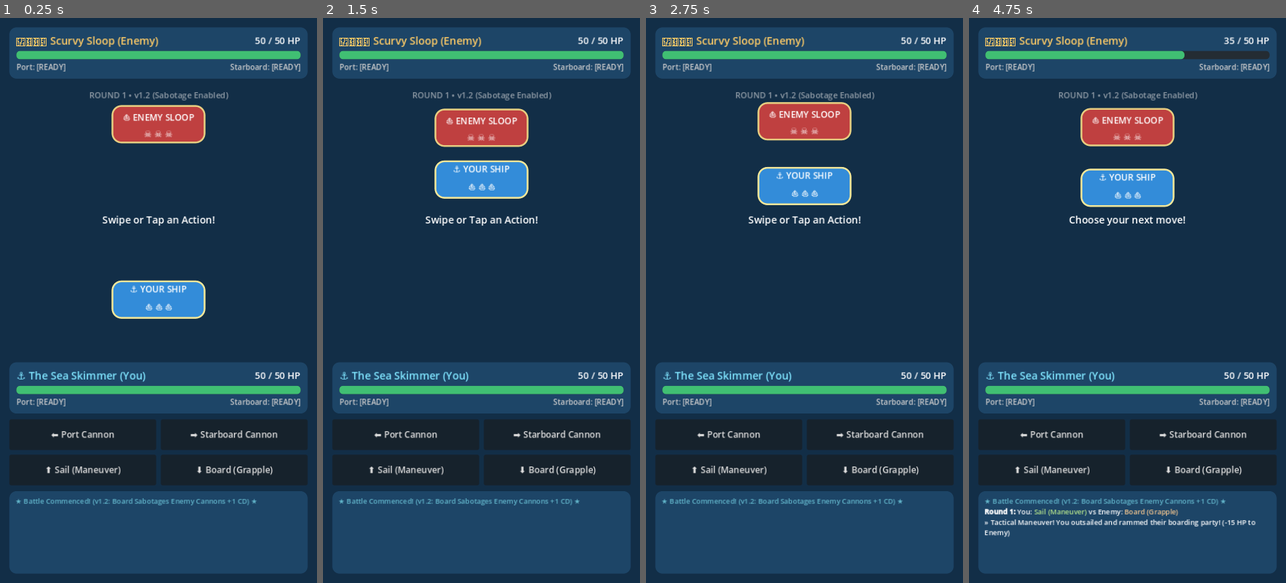
Above: before the commit, frames 1-4 (left to right).
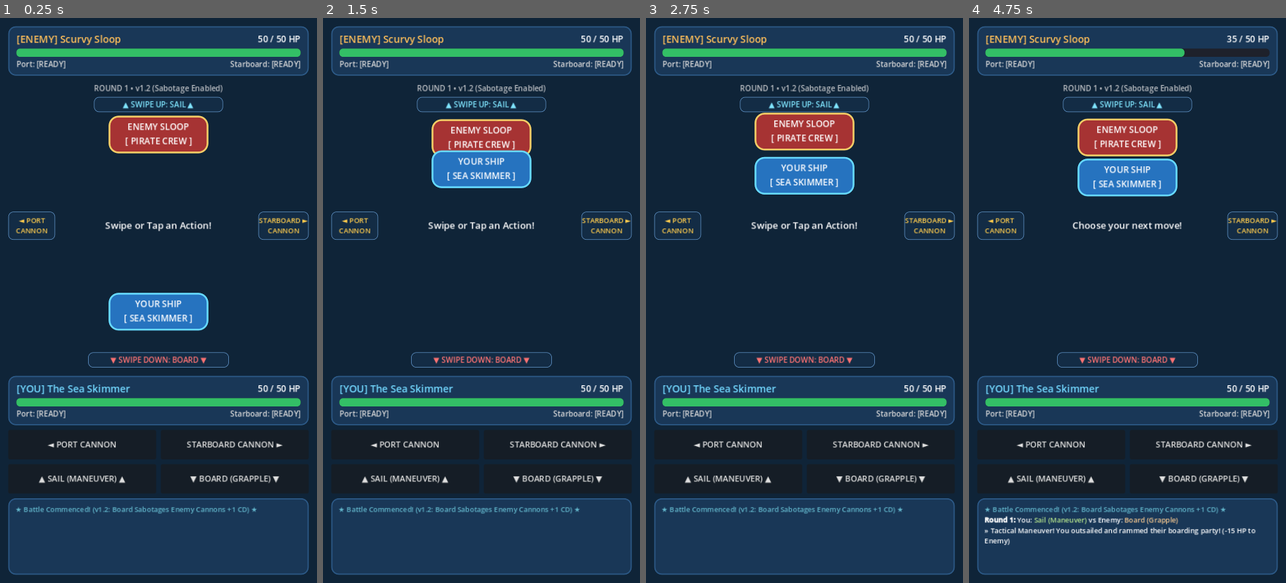
Above: after the commit, the same moments.

Repository: ajknox-agent/rogue-swipe
Game: Godot game, scene res://scenes/battle.tscn
The game is run twice, just before and just after one commit, with the same random seed, the same clock (stepped at 60 frames per second) and the same inputs.
Inputs (mouse positions are in pixels of both pictures, inside the frame that each line leads up to):
- Up to frame 1 (0.25 s): no input
- Up to frame 2 (1.5 s): click (481, 102) at 0.5 s, where only the run after the commit has a clickable "▲ SWIPE UP: SAIL ▲"; click (354, 227) at 1.25 s, where only the run after the commit has a clickable "◄ PORT CANNON"
- Up to frame 3 (2.75 s): click (928, 227) at 2 s, where only the run after the commit has a clickable "STARBOARD ► CANNON"
- Up to frame 4 (4.75 s): click (1127, 362) at 2.75 s, where only the run after the commit has a clickable "▼ SWIPE DOWN: BOARD ▼"; tap Enter at 3.5 s; drag from (1127, 300) to (1159, 176) at 3.52 s; drag from (1064, 328) to (1111, 413) at 4.27 s

The runs differ from the first frame. In frame 1, 22% of the frame differs, in the area x 2-98%, y 1-99%; in frame 2, 21%; in frame 3, 22%; in frame 4, 23%.

Commit message:
Add edge arrows for directional controls and game over replay modal

Diff:
--- a/scenes/battle.tscn
+++ b/scenes/battle.tscn
@@ -1,56 +1,99 @@
-[gd_scene load_steps=3 format=3 uid="uid://c8n1s4f5u9q2a"]
+[gd_scene load_steps=12 format=3 uid="uid://c8n1s4f5u9q2a"]
 
 [ext_resource type="Script" path="res://scripts/battle_manager.gd" id="1_battle"]
 [ext_resource type="Script" path="res://scripts/swipe_detector.gd" id="2_swipe"]
 
 [sub_resource type="StyleBoxFlat" id="StyleBoxFlat_bg"]
-bg_color = Color(0.07, 0.18, 0.28, 1)
+bg_color = Color(0.06, 0.14, 0.22, 1)
 
 [sub_resource type="StyleBoxFlat" id="StyleBoxFlat_panel"]
-bg_color = Color(0.12, 0.28, 0.42, 0.9)
+bg_color = Color(0.1, 0.22, 0.35, 0.95)
+border_width_left = 2
+border_width_top = 2
+border_width_right = 2
+border_width_bottom = 2
+border_color = Color(0.2, 0.4, 0.6, 0.8)
 corner_radius_top_left = 12
 corner_radius_top_right = 12
 corner_radius_bottom_right = 12
 corner_radius_bottom_left = 12
 
 [sub_resource type="StyleBoxFlat" id="StyleBoxFlat_hp_fill"]
-bg_color = Color(0.25, 0.75, 0.45, 1)
+bg_color = Color(0.2, 0.75, 0.4, 1)
 corner_radius_top_left = 6
 corner_radius_top_right = 6
 corner_radius_bottom_right = 6
 corner_radius_bottom_left = 6
 
 [sub_resource type="StyleBoxFlat" id="StyleBoxFlat_hp_bg"]
-bg_color = Color(0.15, 0.15, 0.15, 0.8)
+bg_color = Color(0.12, 0.12, 0.15, 0.9)
 corner_radius_top_left = 6
 corner_radius_top_right = 6
 corner_radius_bottom_right = 6
 corner_radius_bottom_left = 6
 
 [sub_resource type="StyleBoxFlat" id="StyleBoxFlat_enemy_ship"]
-bg_color = Color(0.75, 0.25, 0.25, 1)
+bg_color = Color(0.65, 0.2, 0.2, 1)
 border_width_left = 3
 border_width_top = 3
 border_width_right = 3
 border_width_bottom = 3
-border_color = Color(0.9, 0.8, 0.5, 1)
+border_color = Color(0.95, 0.8, 0.4, 1)
 corner_radius_top_left = 16
 corner_radius_top_right = 16
 corner_radius_bottom_right = 16
 corner_radius_bottom_left = 16
 
 [sub_resource type="StyleBoxFlat" id="StyleBoxFlat_player_ship"]
-bg_color = Color(0.2, 0.55, 0.85, 1)
+bg_color = Color(0.15, 0.45, 0.75, 1)
 border_width_left = 3
 border_width_top = 3
 border_width_right = 3
 border_width_bottom = 3
-border_color = Color(0.95, 0.9, 0.6, 1)
+border_color = Color(0.4, 0.85, 1, 1)
 corner_radius_top_left = 16
 corner_radius_top_right = 16
 corner_radius_bottom_right = 16
 corner_radius_bottom_left = 16
 
+[sub_resource type="StyleBoxFlat" id="StyleBoxFlat_edge_hint"]
+bg_color = Color(0.08, 0.18, 0.28, 0.85)
+border_width_left = 1
+border_width_top = 1
+border_width_right = 1
+border_width_bottom = 1
+border_color = Color(0.5, 0.75, 1, 0.6)
+corner_radius_top_left = 8
+corner_radius_top_right = 8
+corner_radius_bottom_right = 8
+corner_radius_bottom_left = 8
+
+[sub_resource type="StyleBoxFlat" id="StyleBoxFlat_gameover"]
+bg_color = Color(0.08, 0.15, 0.24, 0.98)
+border_width_left = 3
+border_width_top = 3
+border_width_right = 3
+border_width_bottom = 3
+border_color = Color(1, 0.8, 0.2, 1)
+corner_radius_top_left = 20
+corner_radius_top_right = 20
+corner_radius_bottom_right = 20
+corner_radius_bottom_left = 20
+shadow_color = Color(0, 0, 0, 0.6)
+shadow_size = 12
+
+[sub_resource type="StyleBoxFlat" id="StyleBoxFlat_btn_restart"]
+bg_color = Color(0.85, 0.65, 0.15, 1)
+border_width_left = 2
+border_width_top = 2
+border_width_right = 2
+border_width_bottom = 2
+border_color = Color(1, 0.95, 0.6, 1)
+corner_radius_top_left = 12
+corner_radius_top_right = 12
+corner_radius_bottom_right = 12
+corner_radius_bottom_left = 12
+
 [node name="Battle" type="Control"]
 layout_mode = 3
 anchors_preset = 15
@@ -76,14 +119,14 @@
 anchor_bottom = 1.0
 grow_horizontal = 2
 grow_vertical = 2
-theme_override_constants/margin_left = 16
-theme_override_constants/margin_top = 16
-theme_override_constants/margin_right = 16
-theme_override_constants/margin_bottom = 16
+theme_override_constants/margin_left = 14
+theme_override_constants/margin_top = 14
+theme_override_constants/margin_right = 14
+theme_override_constants/margin_bottom = 14
 
 [node name="MainLayout" type="VBoxContainer" parent="MarginContainer"]
 layout_mode = 2
-theme_override_constants/separation = 10
+theme_override_constants/separation = 8
 
 [node name="TopPanel" type="PanelContainer" parent="MarginContainer/MainLayout"]
 layout_mode = 2
@@ -92,13 +135,13 @@
 [node name="Pad" type="MarginContainer" parent="MarginContainer/MainLayout/TopPanel"]
 layout_mode = 2
 theme_override_constants/margin_left = 12
-theme_override_constants/margin_top = 10
+theme_override_constants/margin_top = 8
 theme_override_constants/margin_right = 12
-theme_override_constants/margin_bottom = 10
+theme_override_constants/margin_bottom = 8
 
 [node name="VBox" type="VBoxContainer" parent="MarginContainer/MainLayout/TopPanel/Pad"]
 layout_mode = 2
-theme_override_constants/separation = 4
+theme_override_constants/separation = 3
 
 [node name="HBox" type="HBoxContainer" parent="MarginContainer/MainLayout/TopPanel/Pad/VBox"]
 layout_mode = 2
@@ -106,14 +149,14 @@
 [node name="EnemyTitle" type="Label" parent="MarginContainer/MainLayout/TopPanel/Pad/VBox/HBox"]
 layout_mode = 2
 size_flags_horizontal = 3
-theme_override_colors/font_color = Color(1, 0.8, 0.4, 1)
-theme_override_font_sizes/font_size = 18
-text = "🏴‍☠️ Scurvy Sloop (Enemy)"
+theme_override_colors/font_color = Color(1, 0.75, 0.35, 1)
+theme_override_font_sizes/font_size = 17
+text = "[ENEMY] Scurvy Sloop"
 
 [node name="EnemyHPLabel" type="Label" parent="MarginContainer/MainLayout/TopPanel/Pad/VBox/HBox"]
 unique_name_in_owner = true
 layout_mode = 2
-theme_override_font_sizes/font_size = 16
+theme_override_font_sizes/font_size = 15
 text = "50 / 50 HP"
 
 [node name="EnemyHPBar" type="ProgressBar" parent="MarginContainer/MainLayout/TopPanel/Pad/VBox"]
@@ -133,7 +176,7 @@
 unique_name_in_owner = true
 layout_mode = 2
 size_flags_horizontal = 3
-theme_override_colors/font_color = Color(0.8, 0.8, 0.8, 1)
+theme_override_colors/font_color = Color(0.85, 0.85, 0.85, 1)
 theme_override_font_sizes/font_size = 13
 text = "Port: [READY]"
 
@@ -141,13 +184,13 @@
 unique_name_in_owner = true
 layout_mode = 2
 size_flags_horizontal = 3
-theme_override_colors/font_color = Color(0.8, 0.8, 0.8, 1)
+theme_override_colors/font_color = Color(0.85, 0.85, 0.85, 1)
 theme_override_font_sizes/font_size = 13
 text = "Starboard: [READY]"
 horizontal_alignment = 2
 
 [node name="Arena" type="Control" parent="MarginContainer/MainLayout"]
-custom_minimum_size = Vector2(0, 240)
+custom_minimum_size = Vector2(0, 230)
 layout_mode = 2
 size_flags_vertical = 3
 
@@ -157,27 +200,97 @@
 anchors_preset = 5
 anchor_left = 0.5
 anchor_right = 0.5
-offset_left = -60.0
-offset_top = 8.0
-offset_right = 60.0
-offset_bottom = 31.0
-grow_horizontal = 2
-theme_override_colors/font_color = Color(0.9, 0.9, 0.9, 0.6)
-theme_override_font_sizes/font_size = 14
-text = "ROUND 1"
-horizontal_alignment = 1
+offset_left = -150.0
+offset_top = 4.0
+offset_right = 150.0
+offset_bottom = 26.0
+grow_horizontal = 2
+theme_override_colors/font_color = Color(0.9, 0.9, 0.9, 0.8)
+theme_override_font_sizes/font_size = 13
+text = "ROUND 1 • v1.2"
+horizontal_alignment = 1
+
+[node name="EdgeHintTop" type="Button" parent="MarginContainer/MainLayout/Arena"]
+unique_name_in_owner = true
+layout_mode = 1
+anchors_preset = 5
+anchor_left = 0.5
+anchor_right = 0.5
+offset_left = -110.0
+offset_top = 28.0
+offset_right = 110.0
+offset_bottom = 54.0
+grow_horizontal = 2
+theme_override_colors/font_color = Color(0.5, 0.9, 1, 1)
+theme_override_font_sizes/font_size = 13
+theme_override_styles/normal = SubResource("StyleBoxFlat_edge_hint")
+text = "▲ SWIPE UP: SAIL ▲"
+
+[node name="EdgeHintLeft" type="Button" parent="MarginContainer/MainLayout/Arena"]
+unique_name_in_owner = true
+layout_mode = 1
+anchors_preset = 4
+anchor_top = 0.5
+anchor_bottom = 0.5
+offset_left = 0.0
+offset_top = -24.0
+offset_right = 80.0
+offset_bottom = 24.0
+grow_vertical = 2
+theme_override_colors/font_color = Color(1, 0.8, 0.3, 1)
+theme_override_font_sizes/font_size = 12
+theme_override_styles/normal = SubResource("StyleBoxFlat_edge_hint")
+text = "◄ PORT\nCANNON"
+
+[node name="EdgeHintRight" type="Button" parent="MarginContainer/MainLayout/Arena"]
+unique_name_in_owner = true
+layout_mode = 1
+anchors_preset = 6
+anchor_left = 1.0
+anchor_top = 0.5
+anchor_right = 1.0
+anchor_bottom = 0.5
+offset_left = -80.0
+offset_top = -24.0
+offset_right = 0.0
+offset_bottom = 24.0
+grow_horizontal = 0
+grow_vertical = 2
+theme_override_colors/font_color = Color(1, 0.8, 0.3, 1)
+theme_override_font_sizes/font_size = 12
+theme_override_styles/normal = SubResource("StyleBoxFlat_edge_hint")
+text = "STARBOARD ►\nCANNON"
+
+[node name="EdgeHintBottom" type="Button" parent="MarginContainer/MainLayout/Arena"]
+unique_name_in_owner = true
+layout_mode = 1
+anchors_preset = 7
+anchor_left = 0.5
+anchor_top = 1.0
+anchor_right = 0.5
+anchor_bottom = 1.0
+offset_left = -120.0
+offset_top = -32.0
+offset_right = 120.0
+offset_bottom = -6.0
+grow_horizontal = 2
+grow_vertical = 0
+theme_override_colors/font_color = Color(1, 0.45, 0.45, 1)
+theme_override_font_sizes/font_size = 13
+theme_override_styles/normal = SubResource("StyleBoxFlat_edge_hint")
+text = "▼ SWIPE DOWN: BOARD ▼"
 
 [node name="EnemyShipVisual" type="Panel" parent="MarginContainer/MainLayout/Arena"]
 unique_name_in_owner = true
-custom_minimum_size = Vector2(160, 65)
+custom_minimum_size = Vector2(170, 64)
 layout_mode = 1
 anchors_preset = 5
 anchor_left = 0.5
 anchor_right = 0.5
-offset_left = -80.0
-offset_top = 35.0
-offset_right = 80.0
-offset_bottom = 100.0
+offset_left = -85.0
+offset_top = 60.0
+offset_right = 85.0
+offset_bottom = 124.0
 grow_horizontal = 2
 theme_override_styles/panel = SubResource("StyleBoxFlat_enemy_ship")
 
@@ -189,24 +302,23 @@
 grow_horizontal = 2
 grow_vertical = 2
 theme_override_font_sizes/font_size = 15
-text = "⛵ ENEMY SLOOP
-☠️ ☠️ ☠️"
+text = "ENEMY SLOOP\n[ PIRATE CREW ]"
 horizontal_alignment = 1
 vertical_alignment = 1
 
 [node name="PlayerShipVisual" type="Panel" parent="MarginContainer/MainLayout/Arena"]
 unique_name_in_owner = true
-custom_minimum_size = Vector2(160, 65)
+custom_minimum_size = Vector2(170, 64)
 layout_mode = 1
 anchors_preset = 7
 anchor_left = 0.5
 anchor_top = 1.0
 anchor_right = 0.5
 anchor_bottom = 1.0
-offset_left = -80.0
+offset_left = -85.0
 offset_top = -105.0
-offset_right = 80.0
-offset_bottom = -40.0
+offset_right = 85.0
+offset_bottom = -41.0
 grow_horizontal = 2
 grow_vertical = 0
 theme_override_styles/panel = SubResource("StyleBoxFlat_player_ship")
@@ -219,8 +331,7 @@
 grow_horizontal = 2
 grow_vertical = 2
 theme_override_font_sizes/font_size = 15
-text = "⚓ YOUR SHIP
-⛵ ⛵ ⛵"
+text = "YOUR SHIP\n[ SEA SKIMMER ]"
 horizontal_alignment = 1
 vertical_alignment = 1
 
@@ -239,40 +350,40 @@
 grow_horizontal = 2
 grow_vertical = 2
 theme_override_colors/font_color = Color(1, 1, 1, 1)
+theme_override_font_sizes/font_size = 16
+text = "Swipe or Tap an Arrow!"
+horizontal_alignment = 1
+vertical_alignment = 1
+
+[node name="PlayerPanel" type="PanelContainer" parent="MarginContainer/MainLayout"]
+layout_mode = 2
+theme_override_styles/panel = SubResource("StyleBoxFlat_panel")
+
+[node name="Pad" type="MarginContainer" parent="MarginContainer/MainLayout/PlayerPanel"]
+layout_mode = 2
+theme_override_constants/margin_left = 12
+theme_override_constants/margin_top = 8
+theme_override_constants/margin_right = 12
+theme_override_constants/margin_bottom = 8
+
+[node name="VBox" type="VBoxContainer" parent="MarginContainer/MainLayout/PlayerPanel/Pad"]
+layout_mode = 2
+theme_override_constants/separation = 3
+
+[node name="HBox" type="HBoxContainer" parent="MarginContainer/MainLayout/PlayerPanel/Pad/VBox"]
+layout_mode = 2
+
+[node name="PlayerTitle" type="Label" parent="MarginContainer/MainLayout/PlayerPanel/Pad/VBox/HBox"]
+layout_mode = 2
+size_flags_horizontal = 3
+theme_override_colors/font_color = Color(0.45, 0.85, 1, 1)
 theme_override_font_sizes/font_size = 17
-text = "Swipe or Tap an Action!"
-horizontal_alignment = 1
-vertical_alignment = 1
-
-[node name="PlayerPanel" type="PanelContainer" parent="MarginContainer/MainLayout"]
-layout_mode = 2
-theme_override_styles/panel = SubResource("StyleBoxFlat_panel")
-
-[node name="Pad" type="MarginContainer" parent="MarginContainer/MainLayout/PlayerPanel"]
-layout_mode = 2
-theme_override_constants/margin_left = 12
-theme_override_constants/margin_top = 10
-theme_override_constants/margin_right = 12
-theme_override_constants/margin_bottom = 10
-
-[node name="VBox" type="VBoxContainer" parent="MarginContainer/MainLayout/PlayerPanel/Pad"]
-layout_mode = 2
-theme_override_constants/separation = 4
-
-[node name="HBox" type="HBoxContainer" parent="MarginContainer/MainLayout/PlayerPanel/Pad/VBox"]
-layout_mode = 2
-
-[node name="PlayerTitle" type="Label" parent="MarginContainer/MainLayout/PlayerPanel/Pad/VBox/HBox"]
-layout_mode = 2
-size_flags_horizontal = 3
-theme_override_colors/font_color = Color(0.5, 0.9, 1, 1)
-theme_override_font_sizes/font_size = 18
-text = "⚓ The Sea Skimmer (You)"
+text = "[YOU] The Sea Skimmer"
 
 [node name="PlayerHPLabel" type="Label" parent="MarginContainer/MainLayout/PlayerPanel/Pad/VBox/HBox"]
 unique_name_in_owner = true
 layout_mode = 2
-theme_override_font_sizes/font_size = 16
+theme_override_font_sizes/font_size = 15
 text = "50 / 50 HP"
 
 [node name="PlayerHPBar" type="ProgressBar" parent="MarginContainer/MainLayout/PlayerPanel/Pad/VBox"]
@@ -292,7 +403,7 @@
 unique_name_in_owner = true
 layout_mode = 2
 size_flags_horizontal = 3
-theme_override_colors/font_color = Color(0.8, 0.8, 0.8, 1)
+theme_override_colors/font_color = Color(0.85, 0.85, 0.85, 1)
 theme_override_font_sizes/font_size = 13
 text = "Port: [READY]"
 
@@ -300,7 +411,7 @@
 unique_name_in_owner = true
 layout_mode = 2
 size_flags_horizontal = 3
-theme_override_colors/font_color = Color(0.8, 0.8, 0.8, 1)
+theme_override_colors/font_color = Color(0.85, 0.85, 0.85, 1)
 theme_override_font_sizes/font_size = 13
 text = "Starboard: [READY]"
 horizontal_alignment = 2
@@ -313,47 +424,38 @@
 
 [node name="BtnPort" type="Button" parent="MarginContainer/MainLayout/ButtonGrid"]
 unique_name_in_owner = true
-custom_minimum_size = Vector2(0, 52)
-layout_mode = 2
-size_flags_horizontal = 3
-theme_override_font_sizes/font_size = 15
-text = "⬅️ Port Cannon"
+custom_minimum_size = Vector2(0, 50)
+layout_mode = 2
+size_flags_horizontal = 3
+theme_override_font_sizes/font_size = 14
+text = "◄ PORT CANNON"
 
 [node name="BtnStarboard" type="Button" parent="MarginContainer/MainLayout/ButtonGrid"]
 unique_name_in_owner = true
-custom_minimum_size = Vector2(0, 52)
-layout_mode = 2
-size_flags_horizontal = 3
-theme_override_font_sizes/font_size = 15
-text = "➡️ Starboard Cannon"
+custom_minimum_size = Vector2(0, 50)
+layout_mode = 2
+size_flags_horizontal = 3
+theme_override_font_sizes/font_size = 14
+text = "STARBOARD CANNON ►"
 
 [node name="BtnSail" type="Button" parent="MarginContainer/MainLayout/ButtonGrid"]
 unique_name_in_owner = true
-custom_minimum_size = Vector2(0, 52)
-layout_mode = 2
-size_flags_horizontal = 3
-theme_override_font_sizes/font_size = 15
-text = "⬆️ Sail (Maneuver)"
+custom_minimum_size = Vector2(0, 50)
+layout_mode = 2
+size_flags_horizontal = 3
+theme_override_font_sizes/font_size = 14
+text = "▲ SAIL (MANEUVER) ▲"
 
 [node name="BtnBoard" type="Button" parent="MarginContainer/MainLayout/ButtonGrid"]
 unique_name_in_owner = true
-custom_minimum_size = Vector2(0, 52)
-layout_mode = 2
-size_flags_horizontal = 3
-theme_override_font_sizes/font_size = 15
-text = "⬇️ Board (Grapple)"
-
-[node name="BtnRestart" type="Button" parent="MarginContainer/MainLayout"]
-unique_name_in_owner = true
-visible = false
-custom_minimum_size = Vector2(0, 48)
-layout_mode = 2
-theme_override_colors/font_color = Color(1, 0.9, 0.3, 1)
-theme_override_font_sizes/font_size = 18
-text = "🔄 Play Again"
+custom_minimum_size = Vector2(0, 50)
+layout_mode = 2
+size_flags_horizontal = 3
+theme_override_font_sizes/font_size = 14
+text = "▼ BOARD (GRAPPLE) ▼"
 
 [node name="CombatLogPanel" type="PanelContainer" parent="MarginContainer/MainLayout"]
-custom_minimum_size = Vector2(0, 140)
+custom_minimum_size = Vector2(0, 130)
 layout_mode = 2
 theme_override_styles/panel = SubResource("StyleBoxFlat_panel")
 
@@ -381,3 +483,81 @@
 grow_vertical = 2
 mouse_filter = 1
 script = ExtResource("2_swipe")
+
+[node name="GameOverOverlay" type="Control" parent="."]
+unique_name_in_owner = true
+visible = false
+layout_mode = 1
+anchors_preset = 15
+anchor_right = 1.0
+anchor_bottom = 1.0
+grow_horizontal = 2
+grow_vertical = 2
+
+[node name="Dimmer" type="ColorRect" parent="GameOverOverlay"]
+layout_mode = 1
+anchors_preset = 15
+anchor_right = 1.0
+anchor_bottom = 1.0
+grow_horizontal = 2
+grow_vertical = 2
+color = Color(0, 0.05, 0.1, 0.75)
+
+[node name="PopupPanel" type="PanelContainer" parent="GameOverOverlay"]
+layout_mode = 1
+anchors_preset = 8
+anchor_left = 0.5
+anchor_top = 0.5
+anchor_right = 0.5
+anchor_bottom = 0.5
+offset_left = -175.0
+offset_top = -120.0
+offset_right = 175.0
+offset_bottom = 120.0
+grow_horizontal = 2
+grow_vertical = 2
+theme_override_styles/panel = SubResource("StyleBoxFlat_gameover")
+
+[node name="Pad" type="MarginContainer" parent="GameOverOverlay/PopupPanel"]
+layout_mode = 2
+theme_override_constants/margin_left = 20
+theme_override_constants/margin_top = 20
+theme_override_constants/margin_right = 20
+theme_override_constants/margin_bottom = 20
+
+[node name="VBox" type="VBoxContainer" parent="GameOverOverlay/PopupPanel/Pad"]
+layout_mode = 2
+theme_override_constants/separation = 12
+alignment = 1
+
+[node name="GameOverTitle" type="Label" parent="GameOverOverlay/PopupPanel/Pad/VBox"]
+unique_name_in_owner = true
+layout_mode = 2
+theme_override_colors/font_color = Color(1, 0.85, 0.2, 1)
+theme_override_font_sizes/font_size = 28
+text = "VICTORY!"
+horizontal_alignment = 1
+
+[node name="GameOverSubtitle" type="Label" parent="GameOverOverlay/PopupPanel/Pad/VBox"]
+unique_name_in_owner = true
+layout_mode = 2
+theme_override_colors/font_color = Color(0.9, 0.9, 0.9, 1)
+theme_override_font_sizes/font_size = 15
+text = "Enemy vessel sent to the depths!"
+horizontal_alignment = 1
+
+[node name="BtnRestart" type="Button" parent="GameOverOverlay/PopupPanel/Pad/VBox"]
+unique_name_in_owner = true
+custom_minimum_size = Vector2(0, 54)
+layout_mode = 2
+theme_override_colors/font_color = Color(0.08, 0.1, 0.15, 1)
+theme_override_font_sizes/font_size = 20
+theme_override_styles/normal = SubResource("StyleBoxFlat_btn_restart")
+text = "↺ PLAY AGAIN"
+
+[node name="TapHint" type="Label" parent="GameOverOverlay/PopupPanel/Pad/VBox"]
+layout_mode = 2
+theme_override_colors/font_color = Color(0.7, 0.8, 0.9, 0.7)
+theme_override_font_sizes/font_size = 12
+text = "(Or tap anywhere to restart)"
+horizontal_alignment = 1
--- a/scripts/battle_manager.gd
+++ b/scripts/battle_manager.gd
@@ -36,6 +36,14 @@
 @onready var enemy_ship_visual: Control = %EnemyShipVisual
 @onready var status_banner: Label = %StatusBanner
 @onready var btn_restart: Button = %BtnRestart
+@onready var game_over_overlay: Control = %GameOverOverlay
+@onready var game_over_title: Label = %GameOverTitle
+@onready var game_over_subtitle: Label = %GameOverSubtitle
+
+@onready var edge_hint_top: Button = %EdgeHintTop
+@onready var edge_hint_left: Button = %EdgeHintLeft
+@onready var edge_hint_right: Button = %EdgeHintRight
+@onready var edge_hint_bottom: Button = %EdgeHintBottom
 
 func _ready() -> void:
 	player_ship = ShipState.new("The Sea Skimmer", 50)
@@ -47,7 +55,17 @@
 	btn_port.pressed.connect(func(): _on_action_input(CombatResolver.Action.CANNON_PORT))
 	btn_starboard.pressed.connect(func(): _on_action_input(CombatResolver.Action.CANNON_STARBOARD))
 	btn_board.pressed.connect(func(): _on_action_input(CombatResolver.Action.BOARD))
+
+	edge_hint_top.pressed.connect(func(): _on_action_input(CombatResolver.Action.SAIL))
+	edge_hint_left.pressed.connect(func(): _on_action_input(CombatResolver.Action.CANNON_PORT))
+	edge_hint_right.pressed.connect(func(): _on_action_input(CombatResolver.Action.CANNON_STARBOARD))
+	edge_hint_bottom.pressed.connect(func(): _on_action_input(CombatResolver.Action.BOARD))
+
 	btn_restart.pressed.connect(start_new_battle)
+	game_over_overlay.gui_input.connect(func(event: InputEvent):
+		if (event is InputEventMouseButton and event.pressed) or (event is InputEventScreenTouch and event.pressed):
+			start_new_battle()
+	)
 
 	_start_ship_bobbing()
 	start_new_battle()
@@ -57,7 +75,7 @@
 	player_ship.reset()
 	enemy_ship.reset()
 	current_state = State.PLAYER_TURN
-	btn_restart.hide()
+	game_over_overlay.hide()
 	status_banner.text = "Swipe or Tap an Action!"
 	combat_log.clear()
 	_log_message("[color=#62b6cb]★ Battle Commenced! (v1.2: Board Sabotages Enemy Cannons +1 CD) ★[/color]")
@@ -74,6 +92,10 @@
 	t2.tween_property(enemy_ship_visual, "position:y", enemy_ship_visual.position.y - 6.0, 1.5).set_trans(Tween.TRANS_SINE)
 
 func _on_action_input(action: CombatResolver.Action) -> void:
+	if current_state == State.GAME_OVER:
+		start_new_battle()
+		return
+
 	if current_state != State.PLAYER_TURN:
 		return
 
@@ -188,14 +210,33 @@
 	status_banner.text = "%s - %s" % [title, subtitle]
 	status_banner.modulate = color
 	_log_message("[color=%s][b]*** %s ***[/b][/color]" % [color.to_html(), title])
-	btn_restart.show()
+	game_over_title.text = title
+	game_over_title.modulate = color
+	game_over_subtitle.text = subtitle
+	game_over_overlay.show()
 	_set_buttons_enabled(false)
 
+func _unhandled_input(event: InputEvent) -> void:
+	if current_state == State.GAME_OVER:
+		if (event is InputEventMouseButton and event.pressed) or (event is InputEventScreenTouch and event.pressed) or (event is InputEventKey and event.pressed):
+			start_new_battle()
+			get_viewport().set_input_as_handled()
+
 func _set_buttons_enabled(enabled: bool) -> void:
-	btn_sail.disabled = not enabled or not player_ship.is_action_available(CombatResolver.Action.SAIL)
-	btn_port.disabled = not enabled or not player_ship.is_action_available(CombatResolver.Action.CANNON_PORT)
-	btn_starboard.disabled = not enabled or not player_ship.is_action_available(CombatResolver.Action.CANNON_STARBOARD)
-	btn_board.disabled = not enabled or not player_ship.is_action_available(CombatResolver.Action.BOARD)
+	var can_sail = enabled and player_ship.is_action_available(CombatResolver.Action.SAIL)
+	var can_port = enabled and player_ship.is_action_available(CombatResolver.Action.CANNON_PORT)
+	var can_starboard = enabled and player_ship.is_action_available(CombatResolver.Action.CANNON_STARBOARD)
+	var can_board = enabled and player_ship.is_action_available(CombatResolver.Action.BOARD)
+
+	btn_sail.disabled = not can_sail
+	btn_port.disabled = not can_port
+	btn_starboard.disabled = not can_starboard
+	btn_board.disabled = not can_board
+
+	edge_hint_top.disabled = not can_sail
+	edge_hint_left.disabled = not can_port
+	edge_hint_right.disabled = not can_starboard
+	edge_hint_bottom.disabled = not can_board
 
 func _update_ui() -> void:
 	# Round Header
@@ -214,6 +255,21 @@
 
 	enemy_port_cd_label.text = "Port: " + _cd_str(enemy_ship.port_cannon_cd)
 	enemy_starboard_cd_label.text = "Starboard: " + _cd_str(enemy_ship.starboard_cannon_cd)
+
+	# Button Text with Cooldown Indicator
+	if player_ship.port_cannon_cd > 0:
+		btn_port.text = "◄ PORT [%d]" % player_ship.port_cannon_cd
+		edge_hint_left.text = "◄ PORT\n[%d]" % player_ship.port_cannon_cd
+	else:
+		btn_port.text = "◄ PORT CANNON"
+		edge_hint_left.text = "◄ PORT\nCANNON"
+
+	if player_ship.starboard_cannon_cd > 0:
+		btn_starboard.text = "STARBOARD [%d] ►" % player_ship.starboard_cannon_cd
+		edge_hint_right.text = "STARBOARD ►\n[%d]" % player_ship.starboard_cannon_cd
+	else:
+		btn_starboard.text = "STARBOARD CANNON ►"
+		edge_hint_right.text = "STARBOARD ►\nCANNON"
 
 	_set_buttons_enabled(current_state == State.PLAYER_TURN)
 
